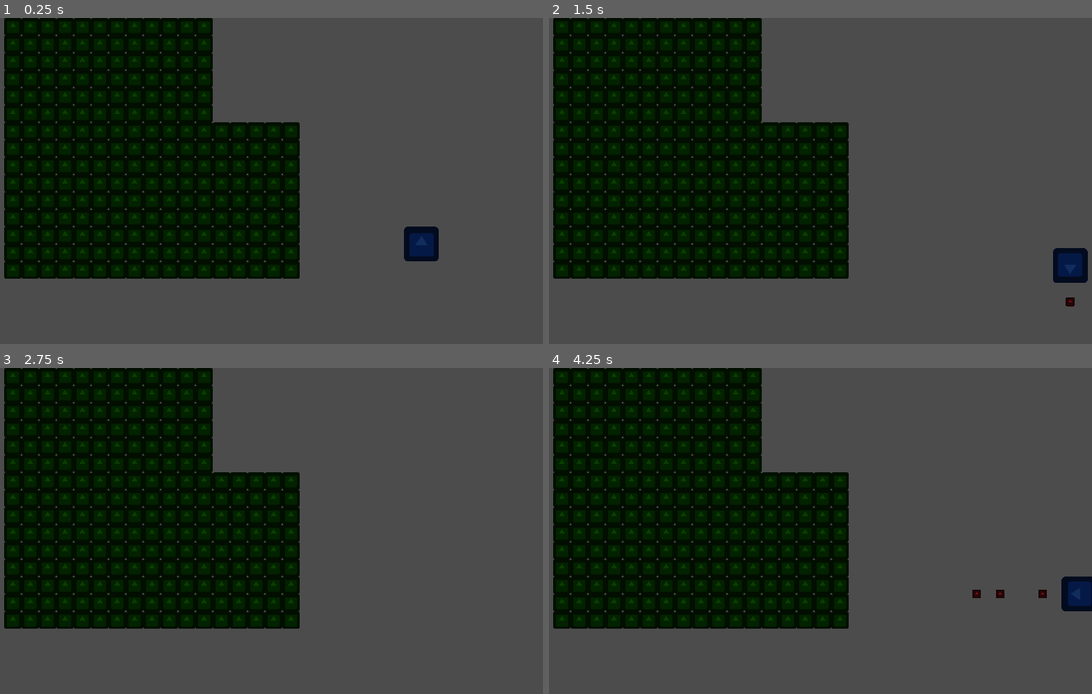
Above: before the commit, frames 1-4 (two rows, left to right).
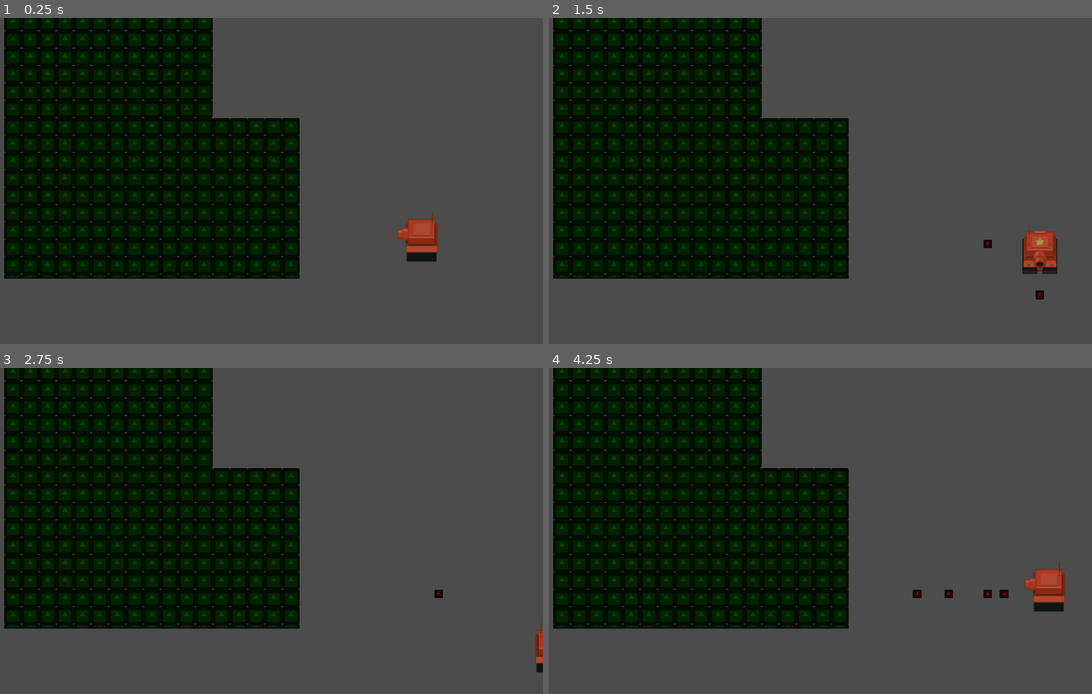
Above: after the commit, the same moments.

Repository: Godot-en-Espanol/Node-City
Game: Godot game, scene res://Prototipos/Prototipo.tscn
Same seed, same stepped clock (60 frames per second), same inputs: the game is played once before the commit and once after it. The engine's default icon, where the game draws it, is replaced by a stand-in: a white triangle on a blue panel in a dark square.
Inputs:
- Up to frame 1 (0.25 s): no input
- Up to frame 2 (1.5 s): tap Enter (ui_accept) at 0.5, 0.6, 0.77, 1.07, 1.35 s; hold Right (ui_right) 0.53-1.28 s; hold Down (ui_down) from 1.28 s (still down)
- Up to frame 3 (2.75 s): tap Enter (ui_accept) at 1.52, 1.82, 2.1 s; release Down (ui_down) at 2.03 s; hold Right (ui_right) from 2.03 s (still down)
- Up to frame 4 (4.25 s): release Right (ui_right) at 2.78 s; hold Up (ui_up) 2.78-3.53 s; tap Enter (ui_accept) at 2.85, 3.02, 3.32, 3.5, 3.6, 3.77, 4.07 s; hold Left (ui_left) from 3.53 s (still down)

The runs differ from the first frame. In frame 1, 4.8% of the frame differs, in the area x 0-81%, y 0-80%; in frame 2, 5.6%, in the area x 0-100%, y 0-89%; in frame 3, 4.2%; in frame 4, 5.6%.

Commit message:
refactor move

Diff:
--- a/Proyecto/Prototipos/Brik/RigidBody2D.tscn
+++ b/Proyecto/Prototipos/Brik/RigidBody2D.tscn
@@ -12,7 +12,6 @@
 [node name="Node2D" type="Node2D" parent="."]
 
 [node name="icon2" type="Sprite" parent="Node2D"]
-visible = false
 modulate = Color( 0.0482832, 0.210938, 0.0444946, 1 )
 position = Vector2( 0, 12 )
 scale = Vector2( 0.5, 0.125 )
@@ -20,6 +19,7 @@
 
 [node name="icon" type="Sprite" parent="Node2D"]
 modulate = Color( 0.0431373, 0.247059, 0, 1 )
+position = Vector2( 0, -8 )
 scale = Vector2( 0.5, 0.5 )
 texture = ExtResource( 1 )
 
--- a/Proyecto/Prototipos/Prototipo.tscn
+++ b/Proyecto/Prototipos/Prototipo.tscn
@@ -23,9 +23,6 @@
 
 [node name="Prototipo" type="Node2D"]
 
-[node name="Tank" parent="." instance=ExtResource( 1 )]
-position = Vector2( 784, 376 )
-
 [node name="Bricks" type="TileMap" parent="."]
 tile_set = SubResource( 1 )
 cell_size = Vector2( 32, 32 )
@@ -33,3 +30,9 @@
 tile_data = PoolIntArray( 1, 0, 0, 2, 0, 0, 3, 0, 0, 4, 0, 0, 5, 0, 0, 6, 0, 0, 7, 0, 0, 8, 0, 0, 9, 0, 0, 10, 0, 0, 11 …(2988 unchanged characters)…
 script = ExtResource( 3 )
 brick = ExtResource( 4 )
+
+[node name="YSort" type="YSort" parent="."]
+
+[node name="Tank" parent="YSort" instance=ExtResource( 1 )]
+position = Vector2( 744, 376 )
+speed = 200.0
--- /dev/null
+++ b/Proyecto/Prototipos/Tank/RayCast.gd
@@ -0,0 +1,17 @@
+extends Node2D
+
+func _ready():
+	update_ray_size()
+
+func update_ray_size() -> void:
+	var move_size = ProjectSettings.get("game_info/tile_size") / 4
+
+	for ray in get_children():
+		ray.cast_to.x = move_size - 1
+
+func is_colliding() -> bool:
+	for ray in get_children():
+		ray.force_raycast_update()
+		if ray.is_colliding():
+			return true
+	return false
--- a/Proyecto/Prototipos/Tank/Tank.gd
+++ b/Proyecto/Prototipos/Tank/Tank.gd
@@ -2,55 +2,58 @@
 
 export var bullet : PackedScene
 export var hp := 1
-export var speed := 80
+export var speed := 16.0
 
-const MOVE_SIZE := 8
-const RAYCAST_SIZE := MOVE_SIZE - 1 + 32
-
+var move_size
 var tile_size = 64
 var moving := false
 
+
+onready var collision_detector = $Body/CollisionDetector
 onready var body = $Body
 onready var canon = $Body/Canon
-onready var raycast_right = $Body/RayCastRight
-onready var raycast_left = $Body/RayCastLeft
+onready var animation_tree = $AnimationPlayer/AnimationTree
 
-func _ready():
-	position = position.snapped(Vector2.ONE * tile_size)
-	position += Vector2.ONE * tile_size/2
-	raycast_left.cast_to.y = -RAYCAST_SIZE
-	raycast_right.cast_to.y = -RAYCAST_SIZE
+func _ready() -> void:
+	tile_size = ProjectSettings.get("game_info/tile_size")
+	move_size = tile_size / 4
+	_snap_position()
+
 
 func _physics_process(delta):
-	var _x = Input.get_action_strength("ui_right") - Input.get_action_strength("ui_left")
-	var _y = Input.get_action_strength("ui_down") - Input.get_action_strength("ui_up")
 
-	if _x == 0 or _y == 0:
-		body.look_at(global_position + Vector2(- _y, _x))
+	var _direction : Vector2
+
+	_direction.x = Input.get_action_strength("ui_right") - Input.get_action_strength("ui_left")
+	_direction.y = Input.get_action_strength("ui_down") - Input.get_action_strength("ui_up")
+
+
+	if _direction and not(_direction.x and _direction.y):
+
+		body.look_at(global_position + _direction)
+		animation_tree.set("parameters/blend_position", _direction)
+
 		if !moving:
-			_move(Vector2(_x, _y))
+			_move(_direction)
 
 
 	if Input.is_action_just_pressed("ui_accept"):
 		var _new_bullet = bullet.instance()
 		_new_bullet.global_position = canon.global_position
-		_new_bullet.set_direction(position.direction_to(canon.global_position))
+		_new_bullet.set_direction(_direction)
 		get_parent().add_child(_new_bullet)
 
 func _move(dir):
 	if dir == Vector2.ZERO:
 		return
 
-	raycast_right.force_raycast_update()
-	raycast_left.force_raycast_update()
-
-	if raycast_right.is_colliding() or raycast_left.is_colliding():
+	if collision_detector.is_colliding():
 		return
 
 	moving = true
 
-	var _time = MOVE_SIZE / speed
-	var _new_position = position + dir * MOVE_SIZE
+	var _time = move_size / speed
+	var _new_position = position + dir * move_size
 
 	$Tween.interpolate_property( self, "position",
 								position, _new_position, _time,
@@ -58,6 +61,9 @@
 
 	$Tween.start()
 
-
 func _on_Tween_tween_all_completed():
 	moving = false
+
+func _snap_position() -> void:
+	position = position.snapped(Vector2.ONE * tile_size)
+	position += Vector2.ONE * tile_size/2
--- a/Proyecto/Prototipos/Tank/Tank.tscn
+++ b/Proyecto/Prototipos/Tank/Tank.tscn
@@ -1,42 +1,147 @@
-[gd_scene load_steps=5 format=2]
+[gd_scene load_steps=15 format=2]
 
-[ext_resource path="res://icon.png" type="Texture" id=1]
+[ext_resource path="res://Prototipos/Tank/RayCast.gd" type="Script" id=1]
 [ext_resource path="res://Prototipos/Tank/Tank.gd" type="Script" id=2]
 [ext_resource path="res://Prototipos/Tank/Bullet.tscn" type="PackedScene" id=3]
+[ext_resource path="res://Prototipos/Tank/spritesheet.png" type="Texture" id=4]
 
 [sub_resource type="RectangleShape2D" id=1]
 extents = Vector2( 32, 32 )
+
+[sub_resource type="Animation" id=2]
+resource_name = "Down"
+tracks/0/type = "value"
+tracks/0/path = NodePath("spritesheet:frame")
+tracks/0/interp = 1
+tracks/0/loop_wrap = true
+tracks/0/imported = false
+tracks/0/enabled = true
+tracks/0/keys = {
+"times": PoolRealArray( 0 ),
+"transitions": PoolRealArray( 1 ),
+"update": 1,
+"values": [ 0 ]
+}
+
+[sub_resource type="Animation" id=3]
+resource_name = "Left"
+tracks/0/type = "value"
+tracks/0/path = NodePath("spritesheet:frame")
+tracks/0/interp = 1
+tracks/0/loop_wrap = true
+tracks/0/imported = false
+tracks/0/enabled = true
+tracks/0/keys = {
+"times": PoolRealArray( 0 ),
+"transitions": PoolRealArray( 1 ),
+"update": 1,
+"values": [ 1 ]
+}
+
+[sub_resource type="Animation" id=4]
+resource_name = "Right"
+tracks/0/type = "value"
+tracks/0/path = NodePath("spritesheet:frame")
+tracks/0/interp = 1
+tracks/0/loop_wrap = true
+tracks/0/imported = false
+tracks/0/enabled = true
+tracks/0/keys = {
+"times": PoolRealArray( 0 ),
+"transitions": PoolRealArray( 1 ),
+"update": 1,
+"values": [ 2 ]
+}
+
+[sub_resource type="Animation" id=5]
+resource_name = "Up"
+tracks/0/type = "value"
+tracks/0/path = NodePath("spritesheet:frame")
+tracks/0/interp = 1
+tracks/0/loop_wrap = true
+tracks/0/imported = false
+tracks/0/enabled = true
+tracks/0/keys = {
+"times": PoolRealArray( 0 ),
+"transitions": PoolRealArray( 1 ),
+"update": 1,
+"values": [ 3 ]
+}
+
+[sub_resource type="AnimationNodeAnimation" id=6]
+animation = "Up"
+
+[sub_resource type="AnimationNodeAnimation" id=7]
+animation = "Left"
+
+[sub_resource type="AnimationNodeAnimation" id=8]
+animation = "Down"
+
+[sub_resource type="AnimationNodeAnimation" id=9]
+animation = "Right"
+
+[sub_resource type="AnimationNodeBlendSpace2D" id=10]
+blend_point_0/node = SubResource( 6 )
+blend_point_0/pos = Vector2( 0, -1 )
+blend_point_1/node = SubResource( 7 )
+blend_point_1/pos = Vector2( -1, 0 )
+blend_point_2/node = SubResource( 8 )
+blend_point_2/pos = Vector2( 0, 1 )
+blend_point_3/node = SubResource( 9 )
+blend_point_3/pos = Vector2( 1, 0 )
+blend_mode = 1
 
 [node name="Tank" type="Area2D"]
 collision_layer = 2
 collision_mask = 0
 script = ExtResource( 2 )
 bullet = ExtResource( 3 )
-speed = 15
-
-[node name="Body" type="Node2D" parent="."]
-
-[node name="icon" type="Sprite" parent="Body"]
-modulate = Color( 0.0705882, 0.180392, 0.372549, 1 )
-texture = ExtResource( 1 )
-
-[node name="RayCastRight" type="RayCast2D" parent="Body"]
-position = Vector2( 28, 0 )
-enabled = true
-cast_to = Vector2( 0, -40 )
-
-[node name="RayCastLeft" type="RayCast2D" parent="Body"]
-position = Vector2( -28, 0 )
-enabled = true
-cast_to = Vector2( 0, -40 )
-
-[node name="Canon" type="Position2D" parent="Body"]
-position = Vector2( 0, -32 )
 
 [node name="CollisionShape2D" type="CollisionShape2D" parent="."]
 shape = SubResource( 1 )
 
+[node name="Body" type="Node2D" parent="."]
+
+[node name="CollisionDetector" type="Node2D" parent="Body"]
+script = ExtResource( 1 )
+
+[node name="RayCastRight" type="RayCast2D" parent="Body/CollisionDetector"]
+position = Vector2( 32, 28 )
+enabled = true
+cast_to = Vector2( 40, 0 )
+
+[node name="RayCastMiddle" type="RayCast2D" parent="Body/CollisionDetector"]
+position = Vector2( 32, 0 )
+enabled = true
+cast_to = Vector2( 40, 0 )
+
+[node name="RayCastLeft" type="RayCast2D" parent="Body/CollisionDetector"]
+position = Vector2( 32, -28 )
+enabled = true
+cast_to = Vector2( 40, 0 )
+
+[node name="Canon" type="Position2D" parent="Body"]
+position = Vector2( 32, 0 )
+
 [node name="Tween" type="Tween" parent="."]
 playback_process_mode = 0
 
+[node name="spritesheet" type="Sprite" parent="."]
+position = Vector2( 0, -13 )
+texture = ExtResource( 4 )
+hframes = 4
+frame = 1
+
+[node name="AnimationPlayer" type="AnimationPlayer" parent="."]
+anims/Down = SubResource( 2 )
+anims/Left = SubResource( 3 )
+anims/Right = SubResource( 4 )
+anims/Up = SubResource( 5 )
+
+[node name="AnimationTree" type="AnimationTree" parent="AnimationPlayer"]
+tree_root = SubResource( 10 )
+anim_player = NodePath("..")
+active = true
+parameters/blend_position = Vector2( -1, -0.00862074 )
+
 [connection signal="tween_all_completed" from="Tween" to="." method="_on_Tween_tween_all_completed"]
--- a/Proyecto/Prototipos/TileMap.gd
+++ b/Proyecto/Prototipos/TileMap.gd
@@ -3,6 +3,8 @@
 
 export var brick : PackedScene
 var _used_tiles
+
+onready var container = get_node("../YSort")
 
 func _ready():
 	_used_tiles = get_used_cells()
@@ -11,6 +13,6 @@
 func spawn_bricks():
 	for tile in _used_tiles:
 		var _new_brick = brick.instance()
+		container.add_child(_new_brick)
 		_new_brick.global_position = map_to_world(tile) + Vector2(16, 16)
-		add_child(_new_brick)
 		set_cell(tile.x, tile.y, -1)
--- a/Proyecto/project.godot
+++ b/Proyecto/project.godot
@@ -18,6 +18,10 @@
 
 window/stretch/mode="2d"
 
+[game_info]
+
+tile_size=64
+
 [physics]
 
 common/enable_pause_aware_picking=true
Binary file added: Proyecto/Prototipos/Tank/spritesheet.png
Not shown, added: Proyecto/Prototipos/Tank/spritesheet.png.import
